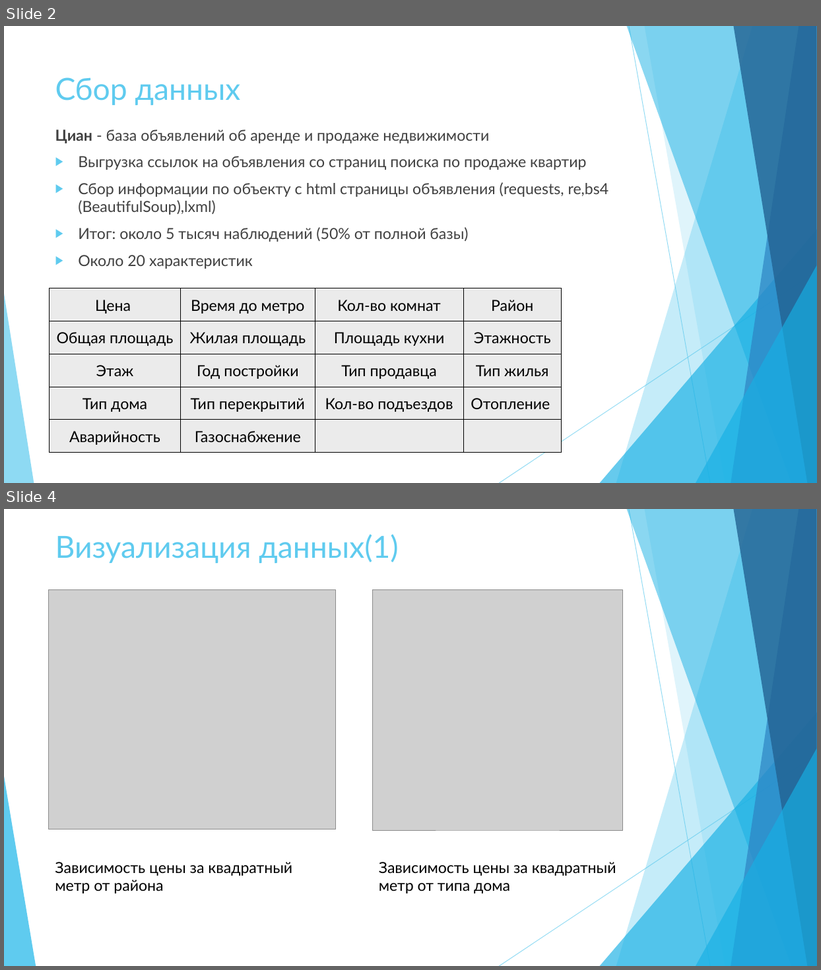
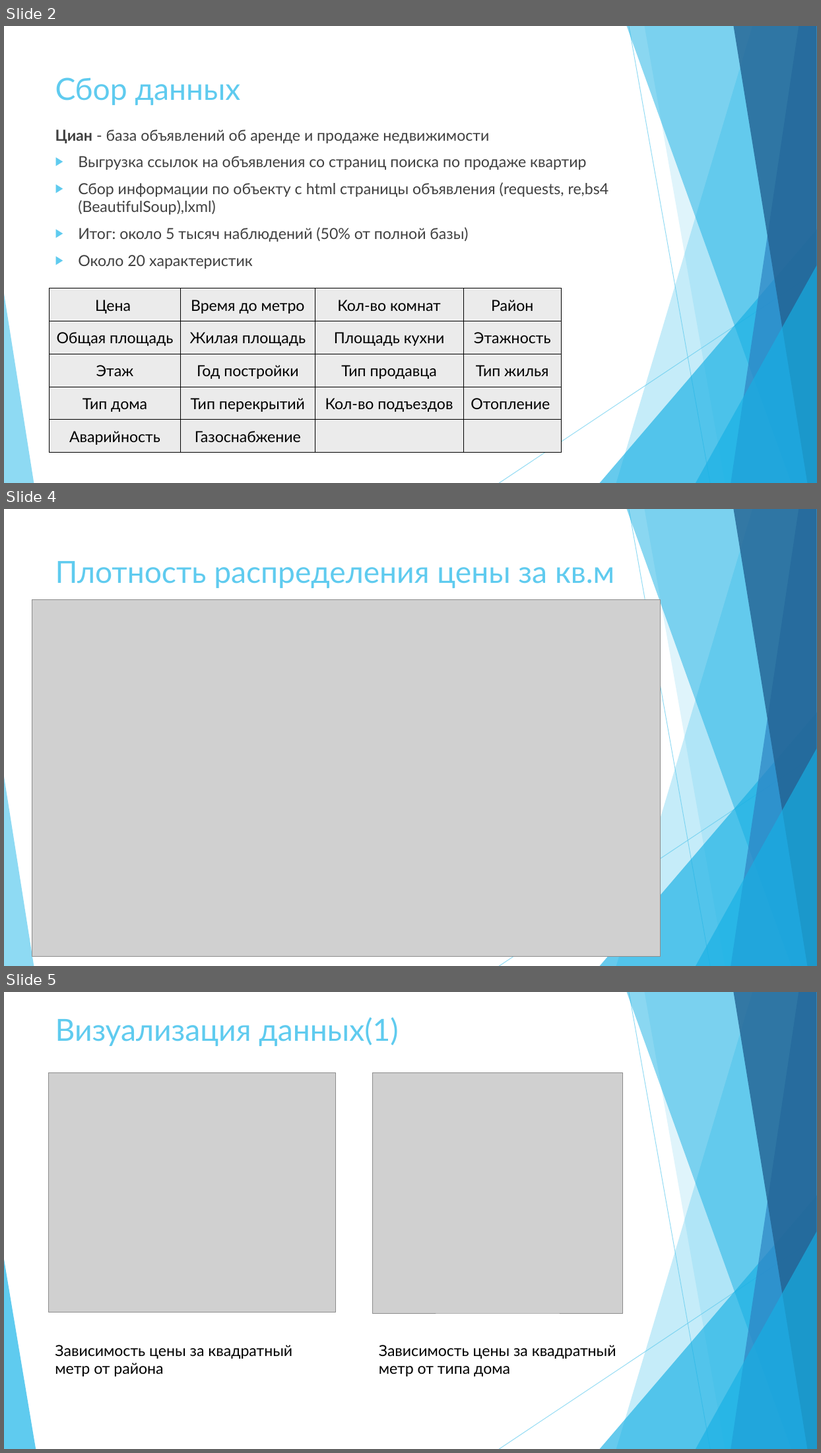
Before and after one commit to irina-semina/project_samara, a slide deck: Proga.pptx. Shown one above the other, each under a label of ours: slides 2 and 4 before the commit, slides 2, 4 and 5 after it; the slides between them are not shown. The pictures are 821x970 and 821x1453 pixels, drawn with LibreOffice and Linux fonts; fonts in the diff are those of the drawing; grey boxes stand for pictures. Boxes give left, top, right and bottom in pixels: in the first picture for what was removed or moved away, otherwise in the second. Text is boxed around its words. In the diff, an @@ line names an element or a change of style, - is before the commit and + after.

```diff
--- a/Proga.pptx
+++ b/Proga.pptx
@@ slide 4 added at <box>4,509,817,966</box>, background #FFFFFF; not listed: 10 template elements that a slide beside it also shows @@
@@ title added at <box>55,561,614,588</box>, 36 pt, text #5FCBEF @@
+Плотность распределения цены за кв.м
@@ picture added at <box>32,600,661,957</box> @@
@@ what was slide 4 is now slide 5 @@
```
Also in this commit, not shown: 3 slides changed, 3 other files.
